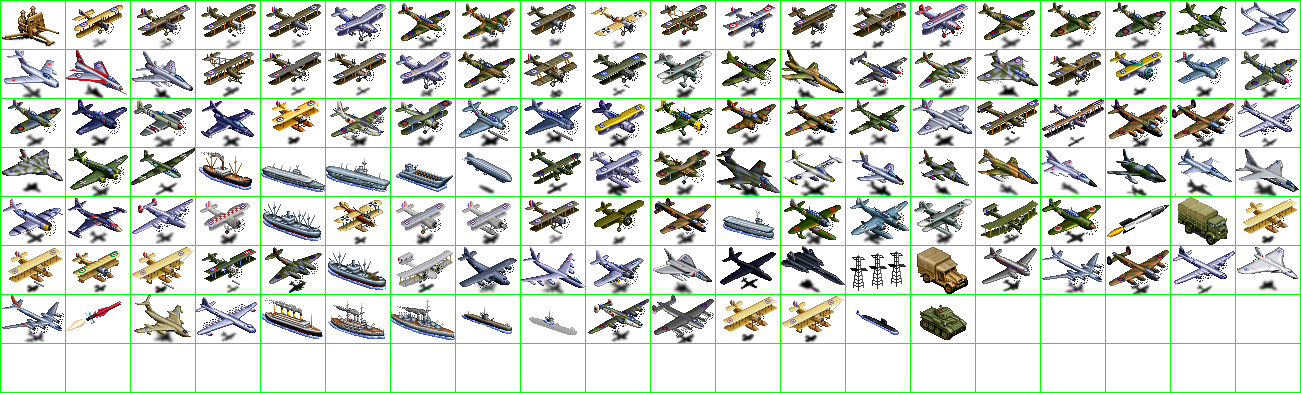
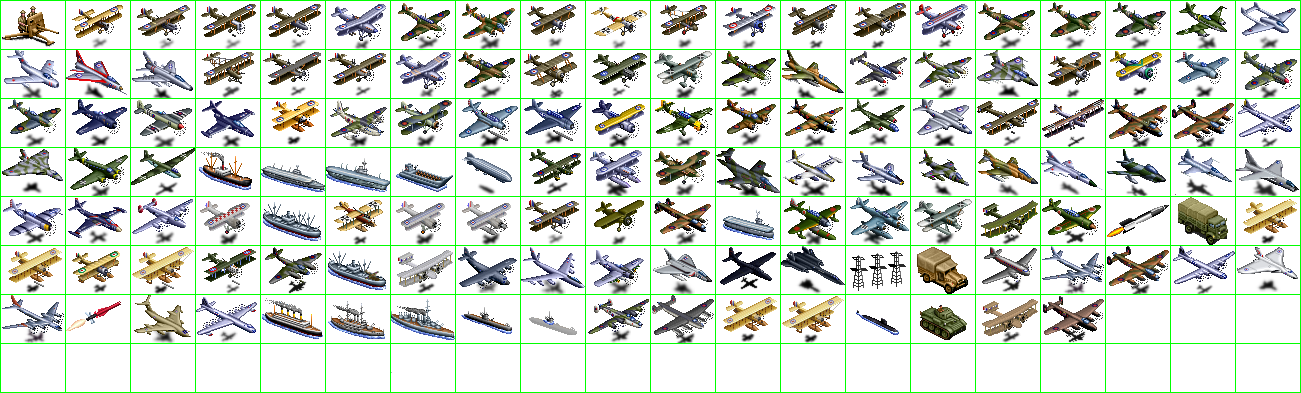
Comparing the layer stacks of the two 1301 × 393 images. Changes:
painted on "units" over [982, 296, 1104, 343]
